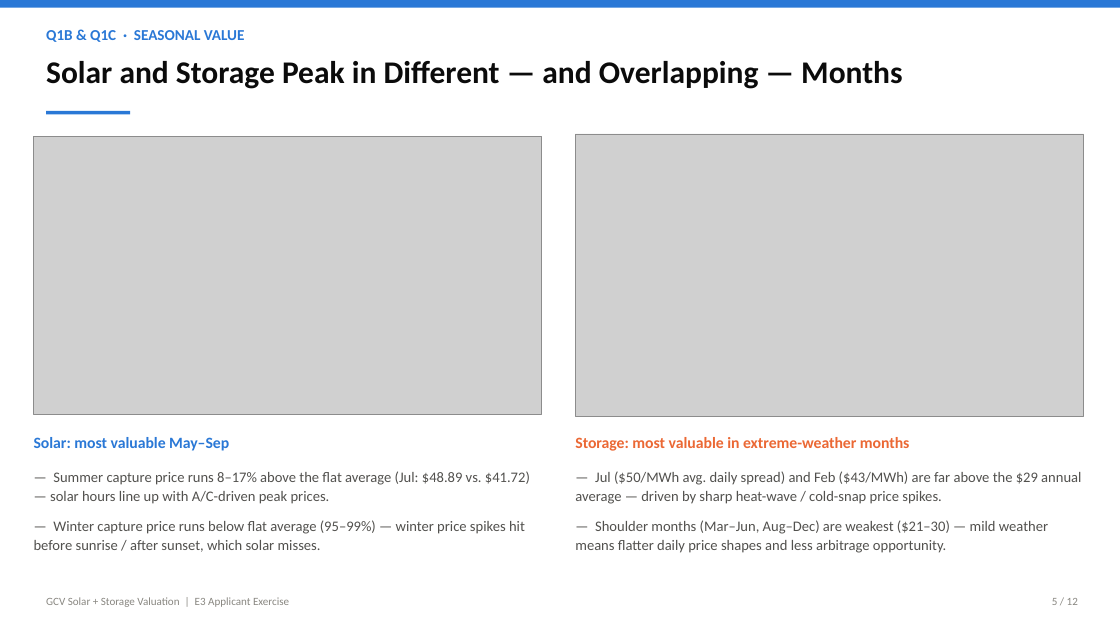
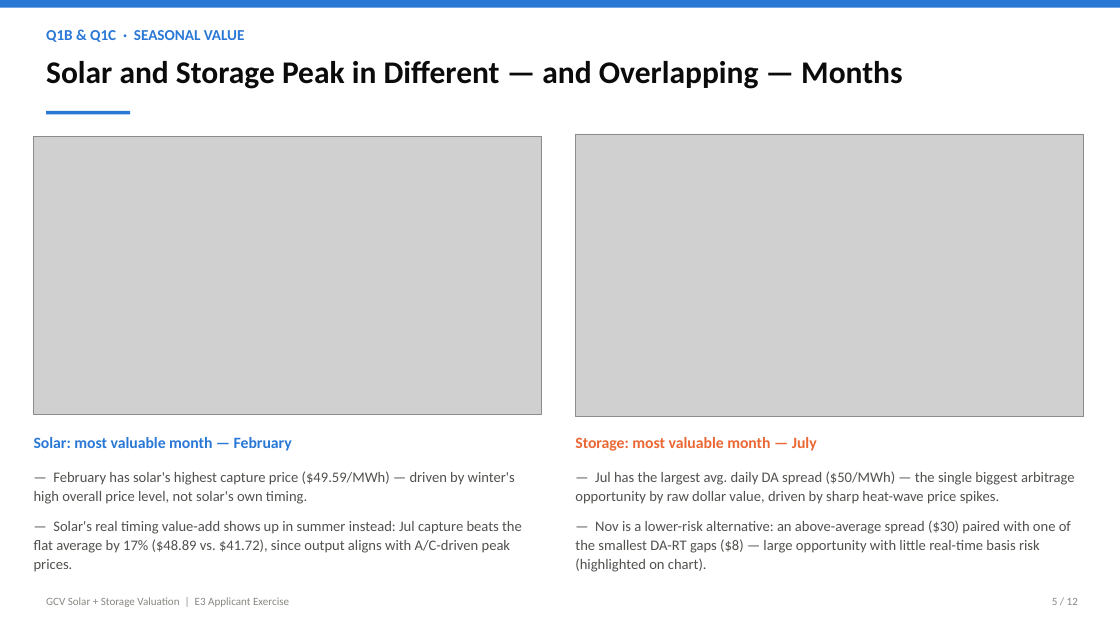
Before and after one commit to Yifueveding/E3_work_task, a slide deck: slide 5 of GCV_Solar_Storage_Valuation.pptx. Drawn at 1120x630 pixels with LibreOffice and Linux fonts; fonts in the diff are those of the drawing; grey boxes stand for pictures. Boxes give left, top, right and bottom in pixels: in the first picture for what was removed or moved away, otherwise in the second. Text is boxed around its words. In the diff, an @@ line names an element or a change of style, - is before the commit and + after.

```diff
--- a/GCV_Solar_Storage_Valuation.pptx
+++ b/GCV_Solar_Storage_Valuation.pptx
@@ text at [34,437,292,451]: text changed @@
-Solar: most valuable May–Sep
+Solar: most valuable month — February
@@ text at [575,437,817,451]: text changed @@
-Storage: most valuable in extreme-weather months
+Storage: most valuable month — July
@@ text at [34,471,522,572]: text changed @@
-— Summer capture price runs 8–17% above the flat average (Jul: $48.89 vs. $41.72) — solar hours line up with A/C-driven peak prices.
-— Winter capture price runs below flat average (95–99%) — winter price spikes hit before sunrise / after sunset, which solar misses.
+— February has solar's highest capture price ($49.59/MWh) — driven by winter's high overall price level, not solar's own timing.
+— Solar's real timing value-add shows up in summer instead: Jul capture beats the flat average by 17% ($48.89 vs. $41.72), since output aligns with A/C-driven peak prices.
@@ text at [575,471,1075,572]: text changed @@
-— Jul ($50/MWh avg. daily spread) and Feb ($43/MWh) are far above the $29 annual average — driven by sharp heat-wave / cold-snap price spikes.
-— Shoulder months (Mar–Jun, Aug–Dec) are weakest ($21–30) — mild weather means flatter daily price shapes and less arbitrage opportunity.
+— Jul has the largest avg. daily DA spread ($50/MWh) — the single biggest arbitrage opportunity by raw dollar value, driven by sharp heat-wave price spikes.
+— Nov is a lower-risk alternative: an above-average spread ($30) paired with one of the smallest DA-RT gaps ($8) — large opportunity with little real-time basis risk (highlighted on chart).
```
Also in this commit, not shown: 1 other file.
